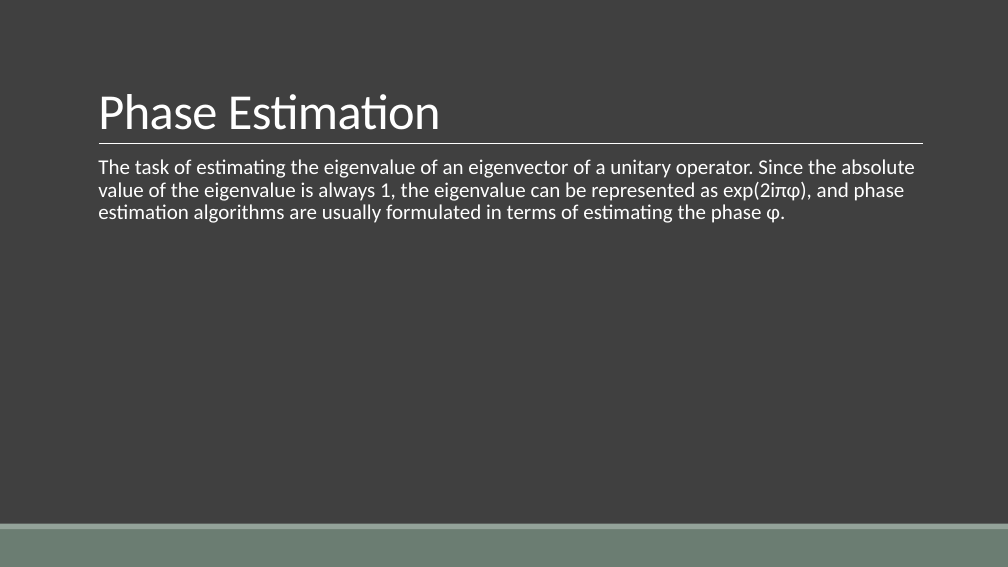
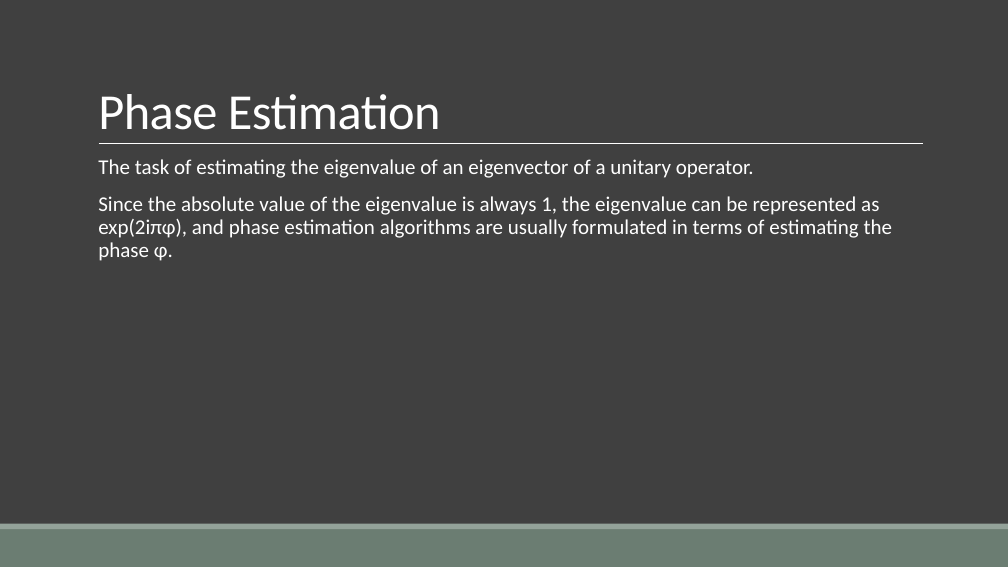
Before and after one commit to msr-quarc/qldi-workshop-2019, a slide deck: slide 23 of Slides.pptx (slide 21 before the commit). Drawn at 1008x567 pixels with LibreOffice and Linux fonts; fonts in the diff are those of the drawing. Boxes give left, top, right and bottom in pixels: in the first picture for what was removed or moved away, otherwise in the second. Text is boxed around its words. In the diff, an @@ line names an element or a change of style, - is before the commit and + after.

```diff
--- a/Slides.pptx
+++ b/Slides.pptx
@@ text at (x1=98, y1=159, x2=893, y2=261): text changed @@
-  The task of estimating the eigenvalue of an eigenvector of a unitary operator. Since the absolute value of the eigenvalue is always 1, the eigenvalue can be represented as exp(2iπφ), and phase estimation algorithms are usually formulated in terms of estimating the phase φ.
+  The task of estimating the eigenvalue of an eigenvector of a unitary operator.
+  Since the absolute value of the eigenvalue is always 1, the eigenvalue can be represented as exp(2iπφ), and phase estimation algorithms are usually formulated in terms of estimating the phase φ.
```
Also in this commit, not shown: 1 other slide changed, 3 slides added.
